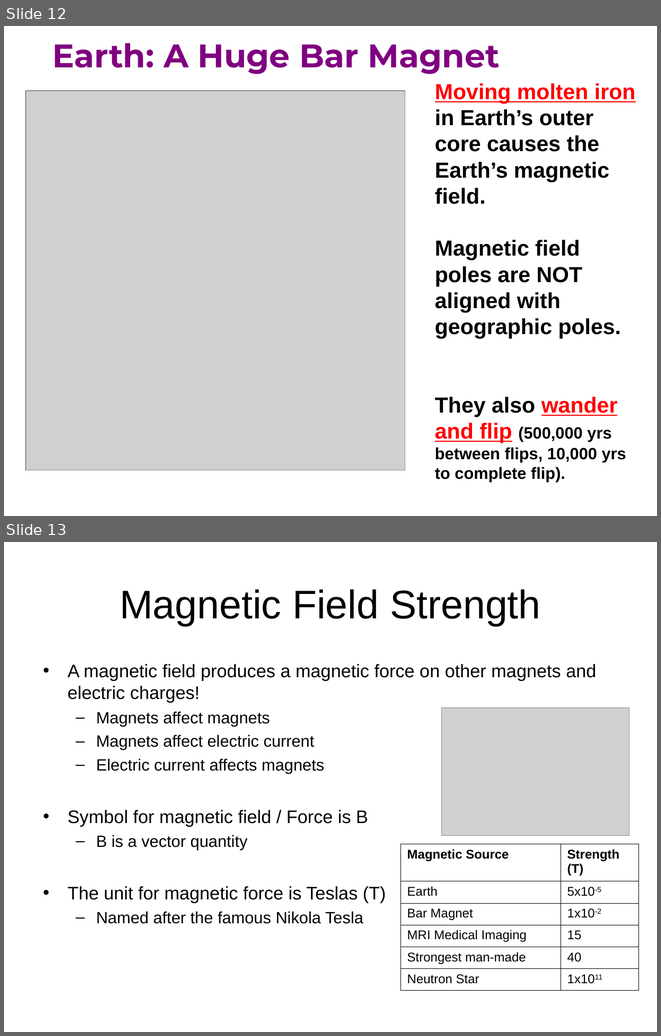
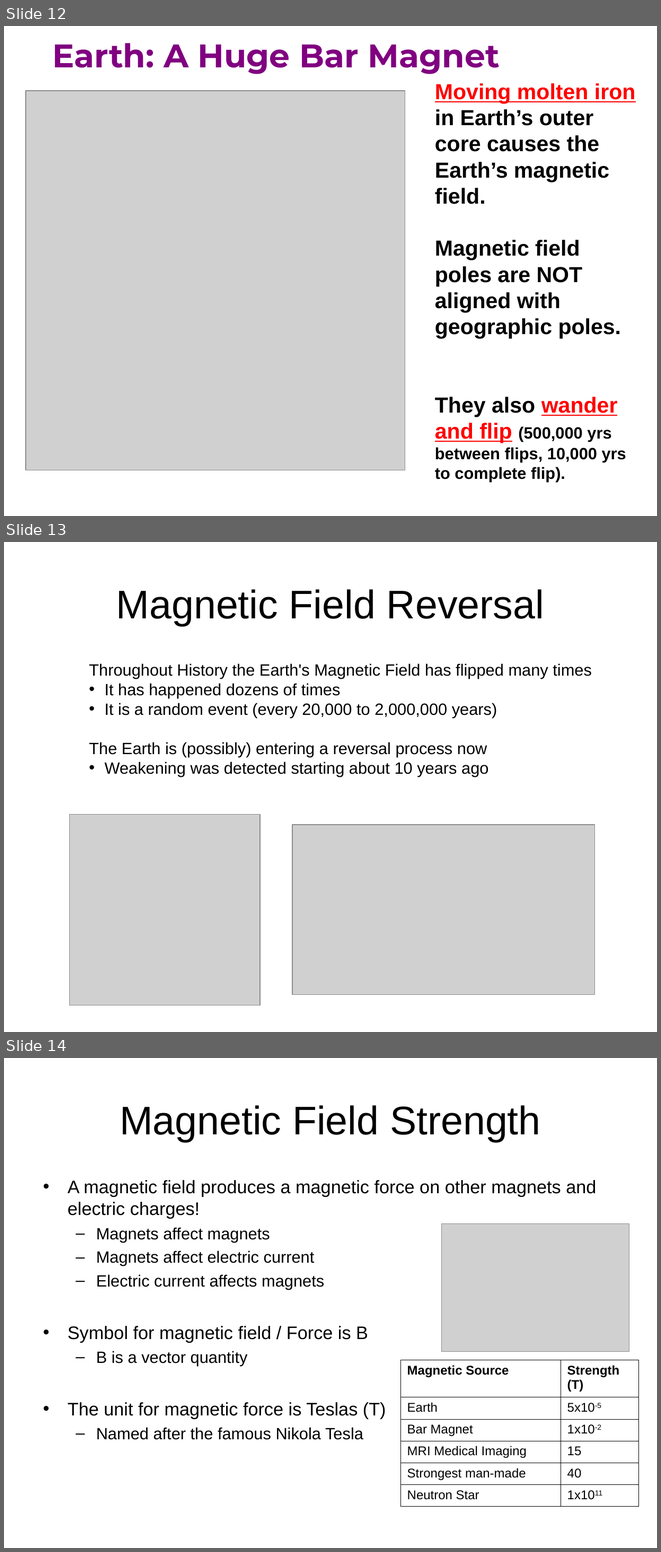
Before and after one commit to Greg5519/SPH3U0, a slide deck: Unit 2 Electricity and Magnetism/Day 12 Magnetism Intro/Magnetic Fields.ppt. Shown one above the other, each under a label of ours: slides 12 and 13 before the commit, slides 12, 13 and 14 after it. The pictures are 661x1036 and 661x1552 pixels, drawn with LibreOffice and Linux fonts; fonts in the diff are those of the drawing; grey boxes stand for pictures. Boxes give left, top, right and bottom in pixels: in the first picture for what was removed or moved away, otherwise in the second. Text is boxed around its words. In the diff, an @@ line names an element or a change of style, - is before the commit and + after.

```diff
--- a/Unit 2 Electricity and Magnetism/Day 12 Magnetism Intro/Magnetic Fields.ppt
+++ b/Unit 2 Electricity and Magnetism/Day 12 Magnetism Intro/Magnetic Fields.ppt
@@ slide 13 added at (4, 542, 657, 1032), background #FFFFFF @@
@@ title added at (116, 589, 544, 626), 44 pt, text #000000 @@
+Magnetic Field Reversal
@@ text added at (89, 663, 592, 777), 18 pt, text #000000 @@
+Throughout History the Earth's Magnetic Field has flipped many times
+• It has happened dozens of times
+• It is a random event (every 20,000 to 2,000,000 years)
+The Earth is (possibly) entering a reversal process now
+• Weakening was detected starting about 10 years ago
@@ picture added at (69, 814, 260, 1005) @@
@@ picture added at (293, 824, 595, 995) @@
@@ what was slide 13 is now slide 14 @@
```
Also in this commit, not shown: 3 other files.
